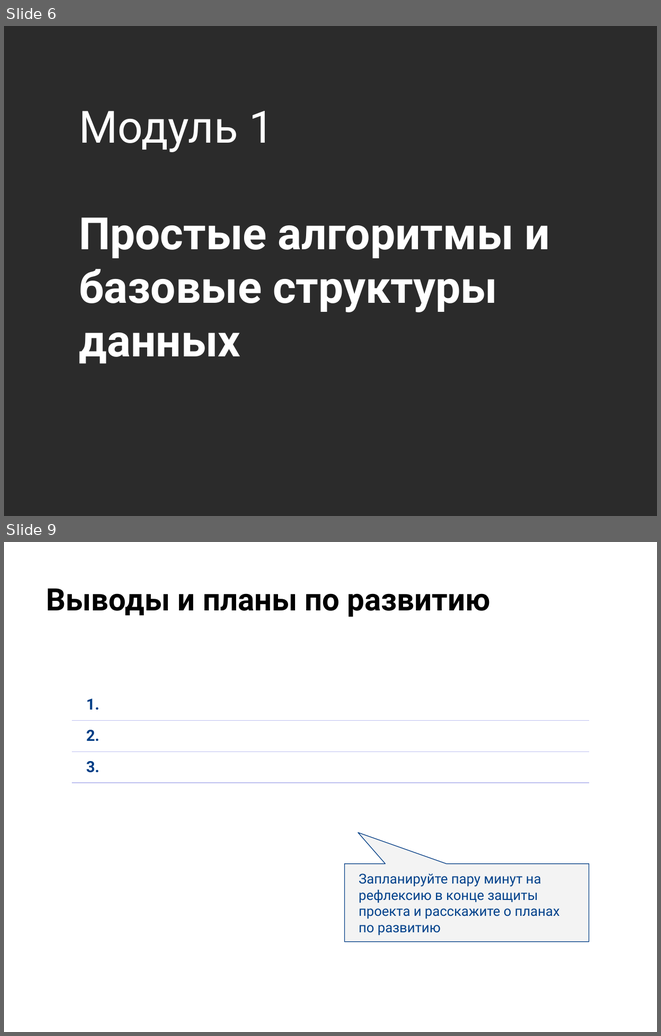
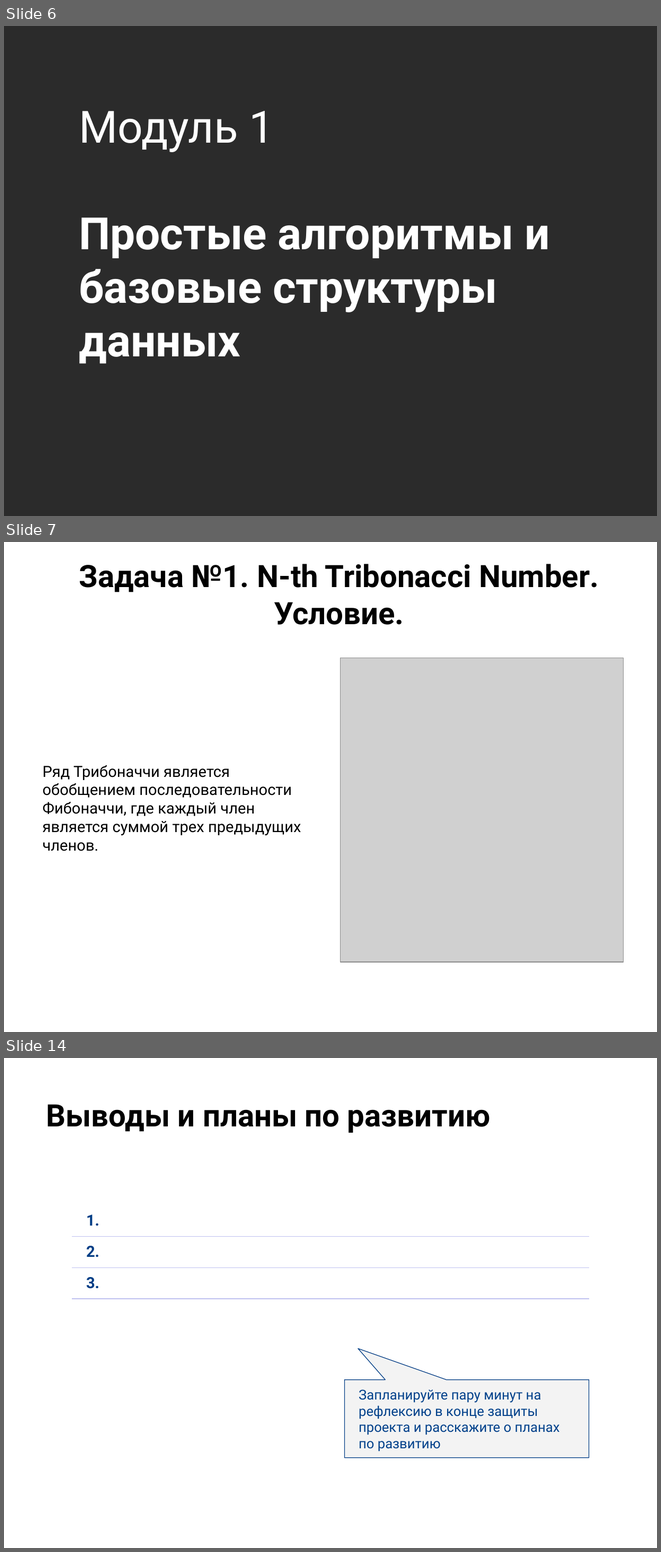
Before and after one commit to KateKorotkova/Otus.ProjectWork, a slide deck: Otus.ProjectWork.pptx. Shown one above the other, each under a label of ours: slides 6 and 9 before the commit, slides 6, 7 and 14 after it; the slides between them are not shown. The pictures are 661x1036 and 661x1552 pixels, drawn with LibreOffice and Linux fonts; fonts in the diff are those of the drawing; grey boxes stand for pictures; background and template pictures are left out; a plain dark background stands for a picture behind light text. Boxes give left, top, right and bottom in pixels: in the first picture for what was removed or moved away, otherwise in the second. Text is boxed around its words. In the diff, an @@ line names an element or a change of style, - is before the commit and + after.

Commit message:
implemented Tribonacci algorithm

```diff
--- a/Otus.ProjectWork.pptx
+++ b/Otus.ProjectWork.pptx
@@ slide 7 added at (x1=4, y1=542, x2=657, y2=1032), background picture (left out) @@
@@ title added at (x1=79, y1=564, x2=599, y2=625), 34 pt, text #000000, bold @@
+Задача №1. N-th Tribonacci Number. Условие.
@@ picture added at (x1=340, y1=658, x2=623, y2=962) @@
@@ text added at (x1=43, y1=765, x2=301, y2=851), 17 pt, text #000000 @@
+Ряд Трибоначчи является обобщением последовательности Фибоначчи, где каждый член является суммой трех предыдущих членов.
@@ what was slide 9 is now slide 14 @@
```
Also in this commit, not shown: 6 other slides added, 2 slides removed, 5 other files.
